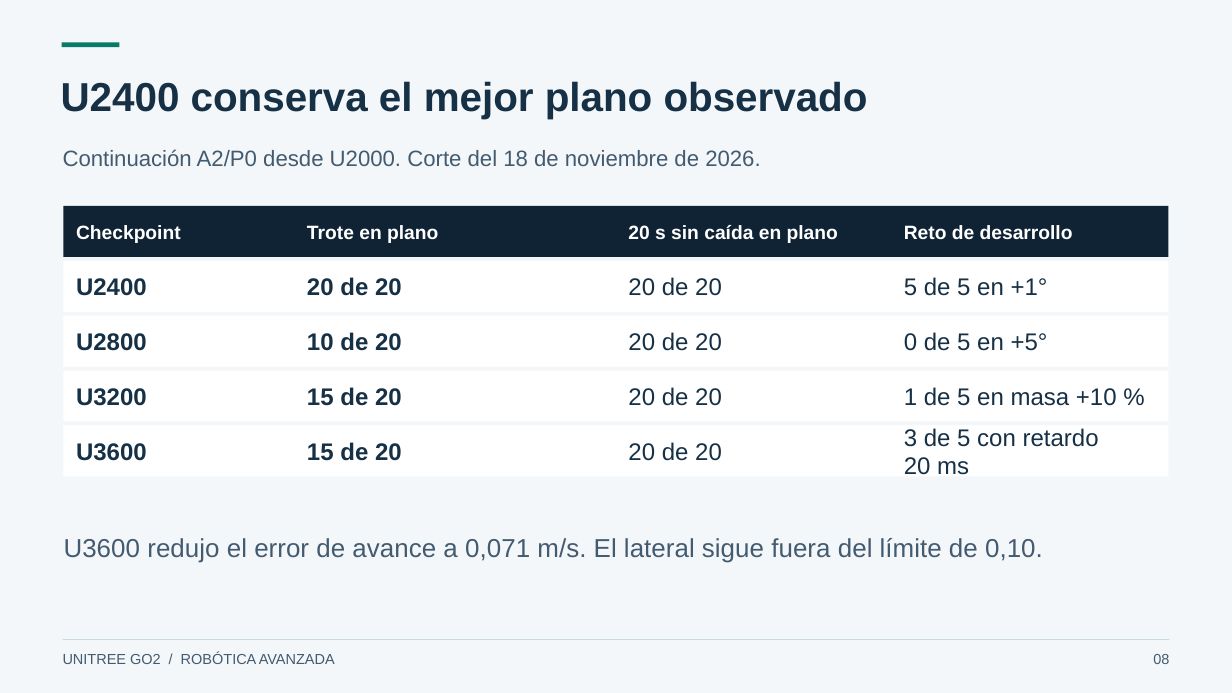
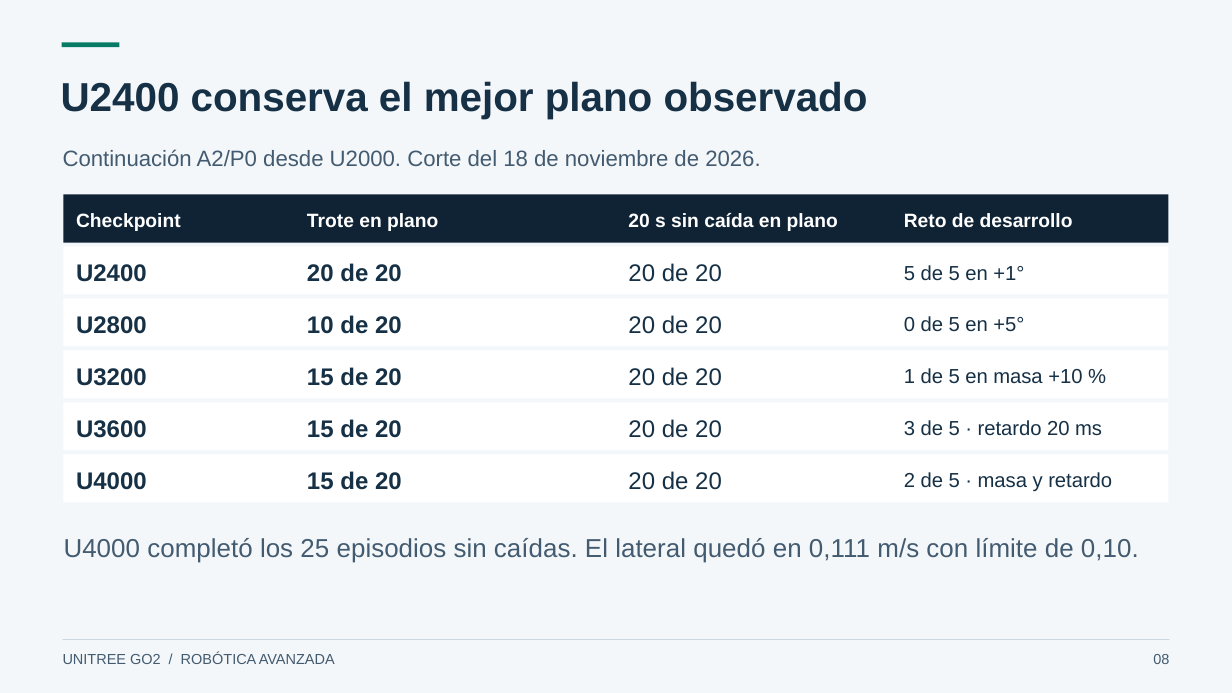
Before and after one commit to daca2022/go2-rl-deploy, a slide deck: slide 8 of docs/academico/Presentacion-Go2.pptx. Drawn at 1232x693 pixels with LibreOffice and Linux fonts; fonts in the diff are those of the drawing. Boxes give left, top, right and bottom in pixels: in the first picture for what was removed or moved away, otherwise in the second. Text is boxed around its words. In the diff, an @@ line names an element or a change of style, - is before the commit and + after.

```diff
--- a/docs/academico/Presentacion-Go2.pptx
+++ b/docs/academico/Presentacion-Go2.pptx
@@ 4 texts, 1 rectangle: place and size @@
-4 texts, 1 rectangle at [64, 206, 1169, 257]
+4 texts, 1 rectangle at [64, 194, 1169, 242]
@@ 4 texts, 2 rectangles: place and size @@
-4 texts, 2 rectangles at [64, 261, 1169, 367]
+4 texts, 2 rectangles at [64, 247, 1169, 347]
@@ 8 texts, 1 rectangle: place and size @@
-8 texts, 1 rectangle at [64, 332, 1169, 421]
+8 texts, 1 rectangle at [64, 315, 1169, 398]
@@ size 18.8 to 15.8 pt in 3 elements at [904, 265, 1024, 281], [904, 316, 1024, 332], [904, 368, 1082, 384] @@
@@ 3 texts, 1 rectangle: place and size @@
-3 texts, 1 rectangle at [64, 425, 1169, 476]
+3 texts, 1 rectangle at [64, 402, 1169, 450]
@@ text at [904, 420, 1102, 436]: text changed; size 18.8 to 15.8 pt @@
-3 de 5 con retardo
-20 ms
+3 de 5 · retardo 20 ms
@@ rectangle added at [64, 455, 1169, 503], fill #FFFFFF @@
@@ text added at [76, 472, 147, 490], 18.8 pt, text #163045, bold @@
+U4000
@@ text added at [307, 471, 402, 490], 18.8 pt, text #163045, bold @@
+15 de 20
@@ text added at [628, 471, 722, 490], 18.8 pt, text #163045 @@
+20 de 20
@@ text added at [904, 472, 1112, 492], 15.8 pt, text #163045 @@
+2 de 5 · masa y retardo
@@ text at [64, 538, 1139, 563]: text changed @@
-U3600 redujo el error de avance a 0,071 m/s. El lateral sigue fuera del límite de 0,10.
+U4000 completó los 25 episodios sin caídas. El lateral quedó en 0,111 m/s con límite de 0,10.
```
Also in this commit, not shown: 1 other slide changed, 11 other files.
